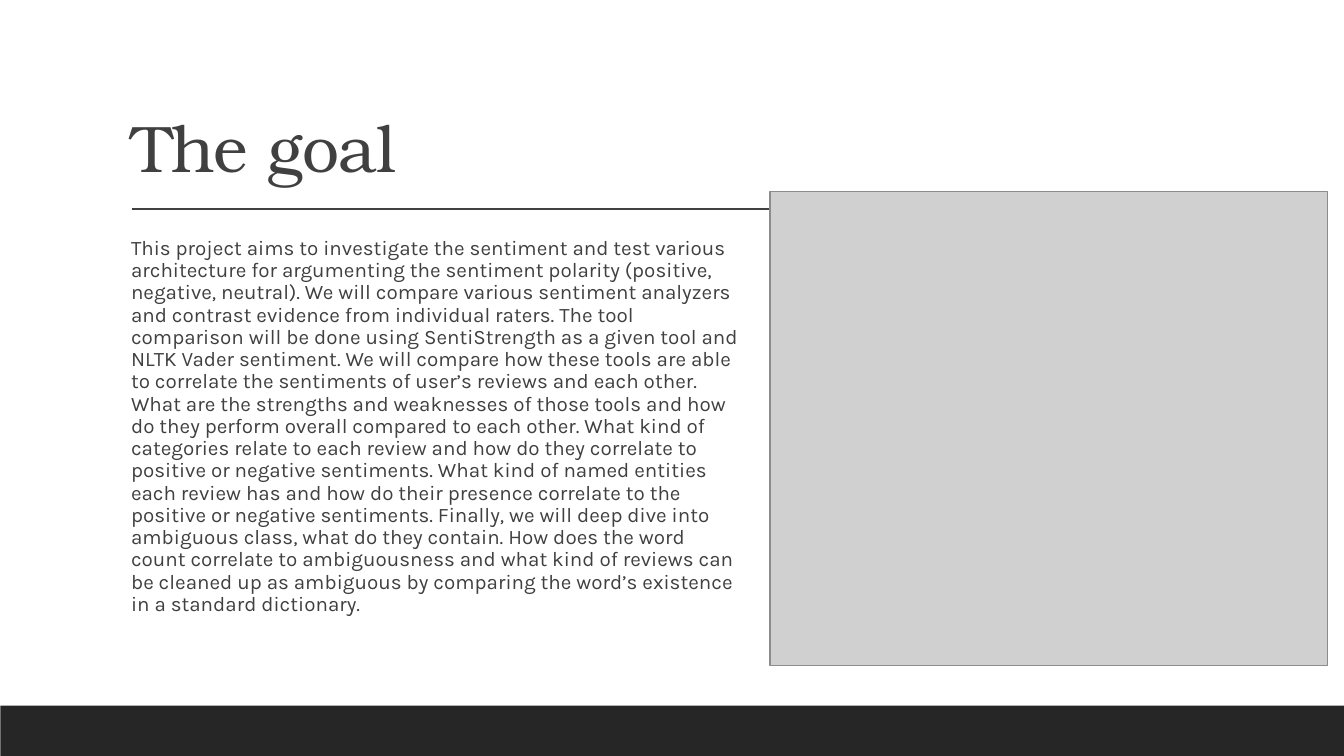
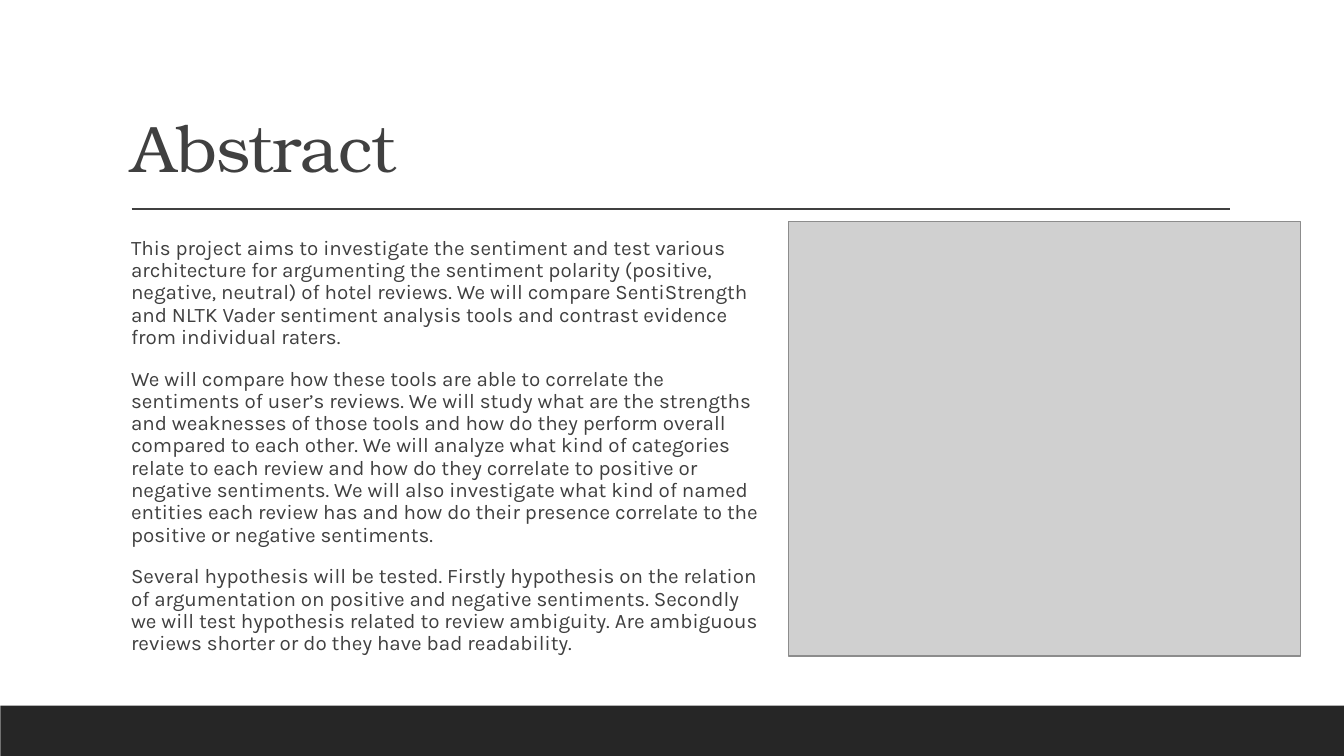
Before and after one commit to MipedD/521158S-NLP-project, a slide deck: slide 2 of NLP Project Seminar Presentation.pptx. Drawn at 1344x756 pixels with LibreOffice and Linux fonts; fonts in the diff are those of the drawing; grey boxes stand for pictures. Boxes give left, top, right and bottom in pixels: in the first picture for what was removed or moved away, otherwise in the second. Text is boxed around its words. In the diff, an @@ line names an element or a change of style, - is before the commit and + after.

```diff
--- a/NLP Project Seminar Presentation.pptx
+++ b/NLP Project Seminar Presentation.pptx
@@ title at [131,125,397,173]: text changed @@
-The goal
+Abstract
@@ picture: place and size @@
-picture at [770,192,1328,665]
+picture at [788,222,1301,656]
@@ text at [131,241,758,655]: text changed @@
-  This project aims to investigate the sentiment and test various architecture for argumenting the sentiment polarity (positive, negative, neutral). We will compare various sentiment analyzers and contrast evidence from individual raters. The tool comparison will be done using SentiStrength as a given tool and NLTK Vader sentiment. We will compare how these tools are able to correlate the sentiments of user’s reviews and each other. What are the strengths and weaknesses of those tools and how do they perform overall compared to each other. What kind of categories relate to each review and how do they correlate to positive or negative sentiments. What kind of named entities each review has and how do their presence correlate to the positive or negative sentiments. Finally, we will deep dive into ambiguous class, what do they contain. How does the word count correlate to ambiguousness and what kind of reviews can be cleaned up as ambiguous by comparing the word’s existence in a standard dictionary.
+  This project aims to investigate the sentiment and test various architecture for argumenting the sentiment polarity (positive, negative, neutral) of hotel reviews. We will compare SentiStrength and NLTK Vader sentiment analysis tools and contrast evidence from individual raters.
+  We will compare how these tools are able to correlate the sentiments of user’s reviews. We will study what are the strengths and weaknesses of those tools and how do they perform overall compared to each other. We will analyze what kind of categories relate to each review and how do they correlate to positive or negative sentiments. We will also investigate what kind of named entities each review has and how do their presence correlate to the positive or negative sentiments.
+  Several hypothesis will be tested. Firstly hypothesis on the relation of argumentation on positive and negative sentiments. Secondly we will test hypothesis related to review ambiguity. Are ambiguous reviews shorter or do they have bad readability.
```
Also in this commit, not shown: 5 other slides changed, 2 slides removed.
